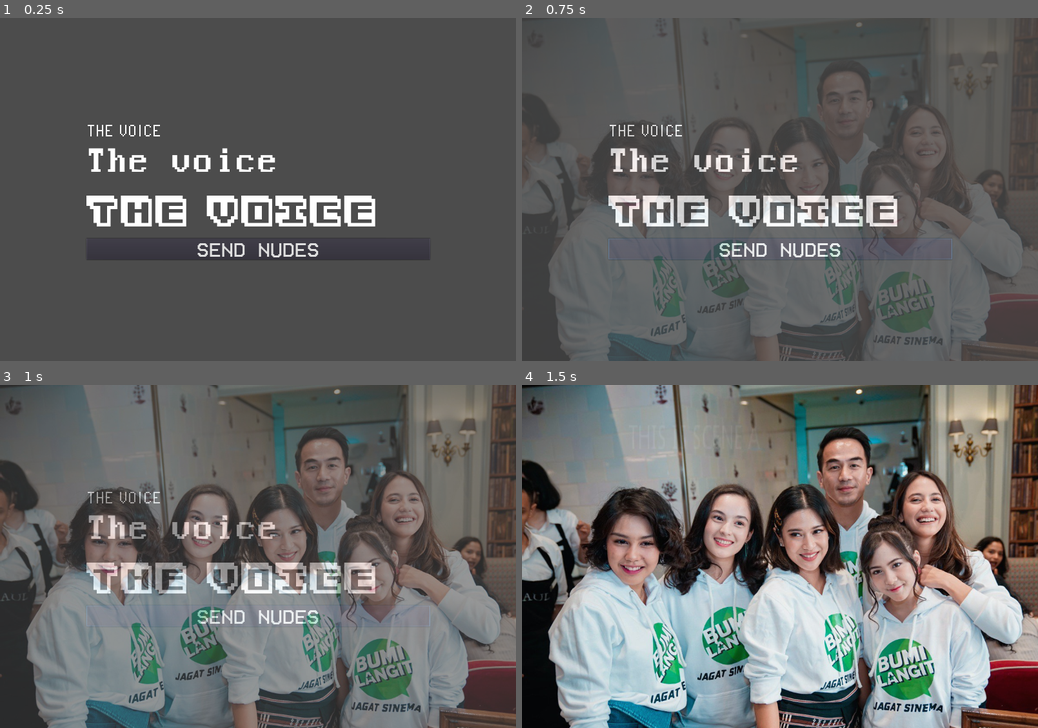
Above: before the commit, frames 1-4 (two rows, left to right).
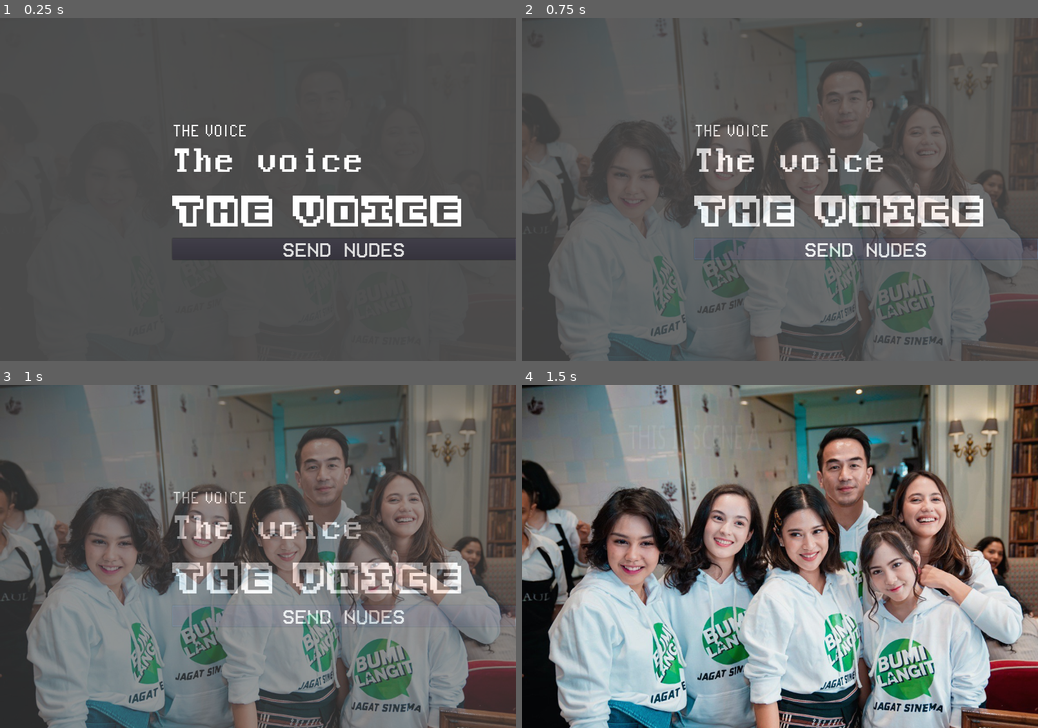
Above: after the commit, the same moments.

Repository: mharitsnf/TheVoiceGame
Game: Godot game, scene res://levels/main_menu/MainMenu.tscn
Same seed, same stepped clock (60 frames per second), same inputs: the game is played once before the commit and once after it. This scene is started directly instead of the project's main scene.
Inputs:
- Up to frame 1 (0.25 s): no input
- Up to frame 2 (0.75 s): click "SEND NUDES" at 0.5 s
- Up to frame 3 (1 s): no input
- Up to frame 4 (1.5 s): click "SEND NUDES" at 1.25 s

The runs differ from the first frame. In frame 1, 5.8% of the frame differs, in the area x 16-100%, y 31-71%; in frame 2, 5.3%; in frame 3, 5.2%; in frame 4, nothing differs.

Commit message:
add layout and script for shop

Diff:
--- a/levels/main_menu/MainMenu.tscn
+++ b/levels/main_menu/MainMenu.tscn
@@ -19,8 +19,7 @@
 [node name="VBoxContainer" type="VBoxContainer" parent="."]
 anchor_right = 1.0
 anchor_bottom = 1.0
-margin_left = 200.0
-margin_right = -200.0
+margin_left = 400.0
 alignment = 1
 __meta__ = {
 "_edit_use_anchors_": false
--- a/levels/scene_changer_experiment/Transition.tscn
+++ b/levels/scene_changer_experiment/Transition.tscn
@@ -47,11 +47,11 @@
 }
 
 [node name="CanvasLayer" type="CanvasLayer"]
-layer = -1
+layer = -2
 script = ExtResource( 1 )
 
 [node name="TextureRect" type="TextureRect" parent="."]
-modulate = Color( 1, 1, 1, 0 )
+modulate = Color( 1, 1, 1, 0.030303 )
 light_mask = 7
 margin_right = 1280.0
 margin_bottom = 853.0
--- /dev/null
+++ b/levels/shop/Shop.gd
@@ -0,0 +1,43 @@
+extends Node2D
+
+var arr_choices = [0, 1, 2, 3, 4, 5]
+
+func _ready():
+	arr_choices.shuffle()
+
+func _on_Button_pressed():
+	card_check(arr_choices[0], 1)
+
+func _on_Button2_pressed():
+	card_check(arr_choices[1], 2)
+
+func _on_Button3_pressed():
+	card_check(arr_choices[2], 3)
+
+func _on_Button4_pressed():
+	card_check(arr_choices[3], 4)
+
+func _on_Button5_pressed():
+	card_check(arr_choices[4], 5)
+
+func _on_Button6_pressed():
+	card_check(arr_choices[5], 6)
+
+func card_check(index: int, location: int):
+	match index:
+		0:
+			print("Pedang")
+		1:
+			print("Perisai")
+		2:
+			print("Health 1")
+		3:
+			print("Health 2")
+		4:
+			print("Health 3")
+		5:
+			print("Potion")
+		_:
+			print("FUNCTIION ERROR")
+
+	get_node("AnimationPlayer" + String(location)).play("play")
--- /dev/null
+++ b/levels/shop/Shop.tscn
@@ -0,0 +1,339 @@
+[gd_scene load_steps=9 format=2]
+
+[ext_resource path="res://levels/shop/Shop.gd" type="Script" id=1]
+[ext_resource path="res://assets/card_armor.png" type="Texture" id=4]
+
+[sub_resource type="Animation" id=1]
+resource_name = "play"
+length = 3.0
+tracks/0/type = "value"
+tracks/0/path = NodePath("TextureRect:visible")
+tracks/0/interp = 1
+tracks/0/loop_wrap = true
+tracks/0/imported = false
+tracks/0/enabled = true
+tracks/0/keys = {
+"times": PoolRealArray( 0, 0.5 ),
+"transitions": PoolRealArray( 1, 1 ),
+"update": 1,
+"values": [ false, true ]
+}
+tracks/1/type = "value"
+tracks/1/path = NodePath("TextureRect:modulate")
+tracks/1/interp = 1
+tracks/1/loop_wrap = true
+tracks/1/imported = false
+tracks/1/enabled = true
+tracks/1/keys = {
+"times": PoolRealArray( 0.5, 3 ),
+"transitions": PoolRealArray( 1, 1 ),
+"update": 0,
+"values": [ Color( 1, 1, 1, 0 ), Color( 1, 1, 1, 1 ) ]
+}
+
+[sub_resource type="Animation" id=2]
+resource_name = "play"
+length = 3.0
+tracks/0/type = "value"
+tracks/0/path = NodePath("TextureRect2:visible")
+tracks/0/interp = 1
+tracks/0/loop_wrap = true
+tracks/0/imported = false
+tracks/0/enabled = true
+tracks/0/keys = {
+"times": PoolRealArray( 0, 0.5 ),
+"transitions": PoolRealArray( 1, 1 ),
+"update": 1,
+"values": [ false, true ]
+}
+tracks/1/type = "value"
+tracks/1/path = NodePath("TextureRect2:modulate")
+tracks/1/interp = 1
+tracks/1/loop_wrap = true
+tracks/1/imported = false
+tracks/1/enabled = true
+tracks/1/keys = {
+"times": PoolRealArray( 0.5, 3 ),
+"transitions": PoolRealArray( 1, 1 ),
+"update": 0,
+"values": [ Color( 1, 1, 1, 0 ), Color( 1, 1, 1, 1 ) ]
+}
+
+[sub_resource type="Animation" id=3]
+resource_name = "play"
+length = 3.0
+tracks/0/type = "value"
+tracks/0/path = NodePath("TextureRect3:visible")
+tracks/0/interp = 1
+tracks/0/loop_wrap = true
+tracks/0/imported = false
+tracks/0/enabled = true
+tracks/0/keys = {
+"times": PoolRealArray( 0, 0.5 ),
+"transitions": PoolRealArray( 1, 1 ),
+"update": 1,
+"values": [ false, true ]
+}
+tracks/1/type = "value"
+tracks/1/path = NodePath("TextureRect3:modulate")
+tracks/1/interp = 1
+tracks/1/loop_wrap = true
+tracks/1/imported = false
+tracks/1/enabled = true
+tracks/1/keys = {
+"times": PoolRealArray( 0.5, 3 ),
+"transitions": PoolRealArray( 1, 1 ),
+"update": 0,
+"values": [ Color( 1, 1, 1, 0 ), Color( 1, 1, 1, 1 ) ]
+}
+
+[sub_resource type="Animation" id=4]
+resource_name = "play"
+length = 3.0
+tracks/0/type = "value"
+tracks/0/path = NodePath("TextureRect4:visible")
+tracks/0/interp = 1
+tracks/0/loop_wrap = true
+tracks/0/imported = false
+tracks/0/enabled = true
+tracks/0/keys = {
+"times": PoolRealArray( 0, 0.5 ),
+"transitions": PoolRealArray( 1, 1 ),
+"update": 1,
+"values": [ false, true ]
+}
+tracks/1/type = "value"
+tracks/1/path = NodePath("TextureRect4:modulate")
+tracks/1/interp = 1
+tracks/1/loop_wrap = true
+tracks/1/imported = false
+tracks/1/enabled = true
+tracks/1/keys = {
+"times": PoolRealArray( 0.5, 3 ),
+"transitions": PoolRealArray( 1, 1 ),
+"update": 0,
+"values": [ Color( 1, 1, 1, 0 ), Color( 1, 1, 1, 1 ) ]
+}
+
+[sub_resource type="Animation" id=5]
+resource_name = "play"
+length = 3.0
+tracks/0/type = "value"
+tracks/0/path = NodePath("TextureRect5:visible")
+tracks/0/interp = 1
+tracks/0/loop_wrap = true
+tracks/0/imported = false
+tracks/0/enabled = true
+tracks/0/keys = {
+"times": PoolRealArray( 0, 0.5 ),
+"transitions": PoolRealArray( 1, 1 ),
+"update": 1,
+"values": [ false, true ]
+}
+tracks/1/type = "value"
+tracks/1/path = NodePath("TextureRect5:modulate")
+tracks/1/interp = 1
+tracks/1/loop_wrap = true
+tracks/1/imported = false
+tracks/1/enabled = true
+tracks/1/keys = {
+"times": PoolRealArray( 0.5, 3 ),
+"transitions": PoolRealArray( 1, 1 ),
+"update": 0,
+"values": [ Color( 1, 1, 1, 0 ), Color( 1, 1, 1, 1 ) ]
+}
+
+[sub_resource type="Animation" id=6]
+resource_name = "play"
+length = 3.0
+tracks/0/type = "value"
+tracks/0/path = NodePath("TextureRect6:visible")
+tracks/0/interp = 1
+tracks/0/loop_wrap = true
+tracks/0/imported = false
+tracks/0/enabled = true
+tracks/0/keys = {
+"times": PoolRealArray( 0, 0.5 ),
+"transitions": PoolRealArray( 1, 1 ),
+"update": 1,
+"values": [ false, true ]
+}
+tracks/1/type = "value"
+tracks/1/path = NodePath("TextureRect6:modulate")
+tracks/1/interp = 1
+tracks/1/loop_wrap = true
+tracks/1/imported = false
+tracks/1/enabled = true
+tracks/1/keys = {
+"times": PoolRealArray( 0.5, 3 ),
+"transitions": PoolRealArray( 1, 1 ),
+"update": 0,
+"values": [ Color( 1, 1, 1, 0 ), Color( 1, 1, 1, 1 ) ]
+}
+
+[node name="Node2D" type="Node2D"]
+script = ExtResource( 1 )
+
+[node name="Button" type="Button" parent="."]
+margin_left = 192.504
+margin_top = 105.329
+margin_right = 350.504
+margin_bottom = 335.329
+text = "1"
+__meta__ = {
+"_edit_use_anchors_": false
+}
+
+[node name="Button2" type="Button" parent="."]
+margin_left = 498.915
+margin_top = 97.7219
+margin_right = 656.915
+margin_bottom = 327.722
+text = "2"
+__meta__ = {
+"_edit_use_anchors_": false
+}
+
+[node name="Button3" type="Button" parent="."]
+margin_left = 902.843
+margin_top = 111.431
+margin_right = 1060.84
+margin_bottom = 341.431
+text = "3"
+__meta__ = {
+"_edit_use_anchors_": false
+}
+
+[node name="Button4" type="Button" parent="."]
+margin_left = 119.678
+margin_top = 428.335
+margin_right = 277.678
+margin_bottom = 658.335
+text = "4"
+__meta__ = {
+"_edit_use_anchors_": false
+}
+
+[node name="Button5" type="Button" parent="."]
+margin_left = 495.104
+margin_top = 434.35
+margin_right = 653.104
+margin_bottom = 664.35
+text = "5"
+__meta__ = {
+"_edit_use_anchors_": false
+}
+
+[node name="Button6" type="Button" parent="."]
+margin_left = 899.561
+margin_top = 429.011
+margin_right = 1057.56
+margin_bottom = 659.011
+text = "6"
+__meta__ = {
+"_edit_use_anchors_": false
+}
+
+[node name="TextureRect" type="TextureRect" parent="."]
+visible = false
+margin_left = 74.1172
+margin_top = 92.9279
+margin_right = 310.117
+margin_bottom = 342.928
+texture = ExtResource( 4 )
+stretch_mode = 7
+__meta__ = {
+"_edit_use_anchors_": false
+}
+
+[node name="TextureRect2" type="TextureRect" parent="."]
+visible = false
+modulate = Color( 1, 1, 1, 0.00248528 )
+margin_left = 457.216
+margin_top = 86.2537
+margin_right = 693.216
+margin_bottom = 336.254
+texture = ExtResource( 4 )
+stretch_mode = 7
+__meta__ = {
+"_edit_use_anchors_": false
+}
+
+[node name="TextureRect3" type="TextureRect" parent="."]
+visible = false
+margin_left = 861.673
+margin_top = 108.946
+margin_right = 1097.67
+margin_bottom = 358.946
+texture = ExtResource( 4 )
+stretch_mode = 7
+__meta__ = {
+"_edit_use_anchors_": false
+}
+
+[node name="TextureRect4" type="TextureRect" parent="."]
+visible = false
+margin_left = 66.108
+margin_top = 418.629
+margin_right = 302.108
+margin_bottom = 668.629
+texture = ExtResource( 4 )
+stretch_mode = 7
+__meta__ = {
+"_edit_use_anchors_": false
+}
+
+[node name="TextureRect5" type="TextureRect" parent="."]
+visible = false
+margin_left = 451.877
+margin_top = 423.968
+margin_right = 687.877
+margin_bottom = 673.968
+texture = ExtResource( 4 )
+stretch_mode = 7
+__meta__ = {
+"_edit_use_anchors_": false
+}
+
+[node name="TextureRect6" type="TextureRect" parent="."]
+visible = false
+margin_left = 864.342
+margin_top = 415.959
+margin_right = 1100.34
+margin_bottom = 665.959
+texture = ExtResource( 4 )
+stretch_mode = 7
+__meta__ = {
+"_edit_use_anchors_": false
+}
+
+[node name="AnimationPlayer1" type="AnimationPlayer" parent="."]
+anims/play = SubResource( 1 )
+
+[node name="AnimationPlayer2" type="AnimationPlayer" parent="."]
+anims/play = SubResource( 2 )
+
+[node name="AnimationPlayer3" type="AnimationPlayer" parent="."]
+anims/play = SubResource( 3 )
+
+[node name="AnimationPlayer4" type="AnimationPlayer" parent="."]
+anims/play = SubResource( 4 )
+
+[node name="AnimationPlayer5" type="AnimationPlayer" parent="."]
+anims/play = SubResource( 5 )
+
+[node name="AnimationPlayer6" type="AnimationPlayer" parent="."]
+anims/play = SubResource( 6 )
+[connection signal="pressed" from="Button" to="." method="_on_Button_pressed"]
+[connection signal="pressed" from="Button2" to="." method="_on_Button2_pressed"]
+[connection signal="pressed" from="Button3" to="." method="_on_Button3_pressed"]
+[connection signal="pressed" from="Button4" to="." method="_on_Button4_pressed"]
+[connection signal="pressed" from="Button5" to="." method="_on_Button5_pressed"]
+[connection signal="pressed" from="Button6" to="." method="_on_Button6_pressed"]
+[connection signal="pressed" from="Button6" to="." method="_on_Button5_pressed"]
+[connection signal="ready" from="AnimationPlayer1" to="." method="_on_AnimationPlayer_ready"]
+[connection signal="ready" from="AnimationPlayer2" to="." method="_on_AnimationPlayer_ready"]
+[connection signal="ready" from="AnimationPlayer3" to="." method="_on_AnimationPlayer_ready"]
+[connection signal="ready" from="AnimationPlayer4" to="." method="_on_AnimationPlayer_ready"]
+[connection signal="ready" from="AnimationPlayer5" to="." method="_on_AnimationPlayer_ready"]
+[connection signal="ready" from="AnimationPlayer6" to="." method="_on_AnimationPlayer_ready"]
Binary file added: assets/card_apple.png
Not shown, added: assets/card_apple.png.import
Binary file added: assets/card_armor.png
Not shown, added: assets/card_armor.png.import
Binary file added: assets/card_attack.png
Not shown, added: assets/card_attack.png.import
Binary file added: assets/card_bread.png
Not shown, added: assets/card_bread.png.import
Binary file added: assets/card_chicken.png
Not shown, added: assets/card_chicken.png.import
Binary file added: assets/card_health.png
Not shown, added: assets/card_health.png.import
(and 4 more such lines)
